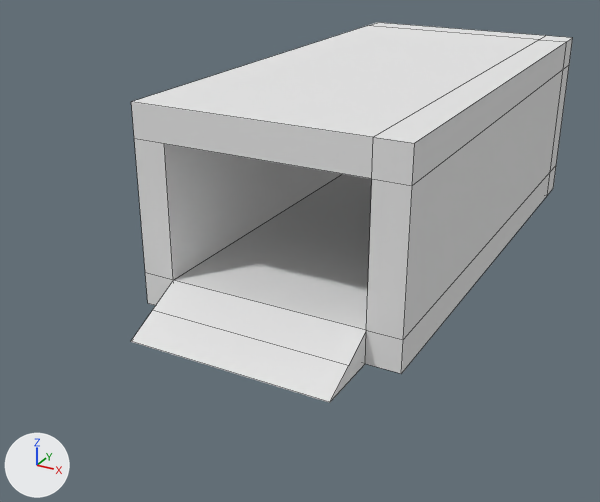
A saved change to the Blender file Subspace/Assets/Models/ship.blend.
Both versions are drawn from a camera (50 mm lens) standing at (10.4, -24.9, 10.2) and looking at (-1.1, -4.1, -0.2). The axes (+X, +Y, +Z) are drawn at lower left. The lights are the same throughout. Mesh edges are drawn as thin lines.
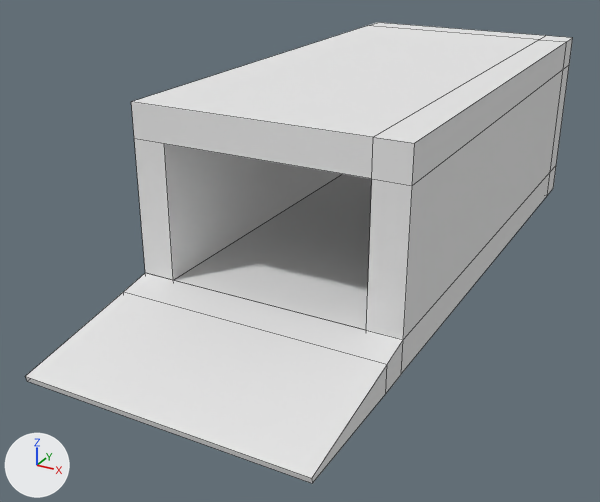
Edits to the scene script, one JSON object a line:
```json
{"block": "me_cube", "where": "me_cube.from_pydata(...)  # 60 vertices, 58 faces; spans x -4.0..4.0, y -1.0..5.0, z -8.0..10.0"}
{"block": "me_cube", "where": "# used by ob_cube; location = (0.0, 0.0, 0.0); rotation_euler = (1.571, 0.0, 0.0), in degrees (90, 0, 0)"}
{"block": "me_cube", "where": "# verts and faces of me_cube; kept vertices keep their numbers, new ones are numbered from 60"}
{"block": "me_cube", "where": "# before: 1 (3.0, -1.0, 8.0) at pixel (365, 363), 2 (-3.0, -1.0, 8.0), 5 (3.0, 0.0, 8.0) at pixel (366, 330), 6 (-3.0, 0.0, 8.0) at pixel (173, 280), 56 (3.0, -1.0, 10.0) at pixel (329, 402)"}
{"block": "me_cube", "where": "# before: 57 (-3.0, -1.0, 10.0) at pixel (130, 341), 58 (3.0, -0.5, 9.0) at pixel (348, 365), 59 (-3.0, -0.5, 9.0) at pixel (152, 310)"}
{"block": "me_cube", "change": "me_cube part 1"}
{"op": "add", "block": "me_cube", "code": "delete_vertices([*range(56, 60)])  # with the faces that use them"}
{"op": "add", "block": "me_cube", "code": "faces += [(1, 5, 6, 2)]"}
{"op": "add", "block": "me_cube_001", "code": ["me_cube_001 = bpy.data.meshes.new('Cube.001')", "me_cube_001.from_pydata([(-4.0, -0.81, 1.16), (-4.0, 0.0, 1.0), (-4.0, -0.98, 0.17), (-4.0, 0.0, 0.0), (4.0, -0.81, 1.16), (4.0, 0.0, 1.0), (4.0, -0.98, 0.17), (4.0, 0.0, 0.0), (-4.0, -0.16, 4.85), (-4.0, 0.0, 4.86), (4.0, 0.0, 4.86), (4.0, -0.16, 4.85)], [], [(0, 1, 3, 2), (2, 3, 7, 6), (6, 7, 5, 4), (5, 1, 9, 10), (2, 6, 4, 0), (7, 3, 1, 5), (11, 10, 9, 8), (4, 5, 10, 11), (1, 0, 8, 9), (0, 4, 11, 8)])", "me_cube_001.materials.append(mat_material)  # white #e7e7e7"]}
{"op": "add", "block": "ob_cube_001", "code": ["ob_cube_001 = bpy.data.objects.new('Cube.001', me_cube_001)", "ob_cube_001.location = (0.0, -8.0, 0.0)", "ob_cube_001.rotation_euler = (1.745, 0.0, 0.0)  # degrees (100, 0, 0)"]}
```

Where the change shows, as pixel boxes (x1, y1, x2, y2) in the pictures (600 x 502 px):
```json
{"object": "Cube", "change": "reshaped", "before": [131, 22, 573, 402], "after": [131, 22, 573, 373], "on screen": "8% shorter"}
{"object": "Cube.001", "change": "added", "after": [25, 273, 403, 483]}
{"part": 1, "of": "me_cube", "change": "cut back", "before": [131, 280, 366, 402]}
```
